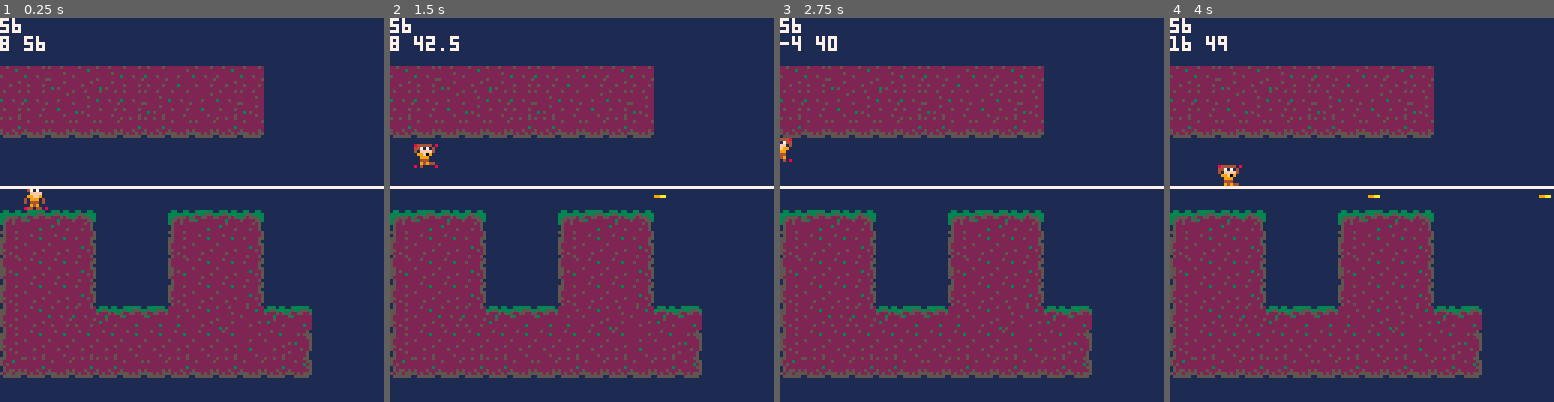
Above: before the commit, frames 1-4 (left to right).
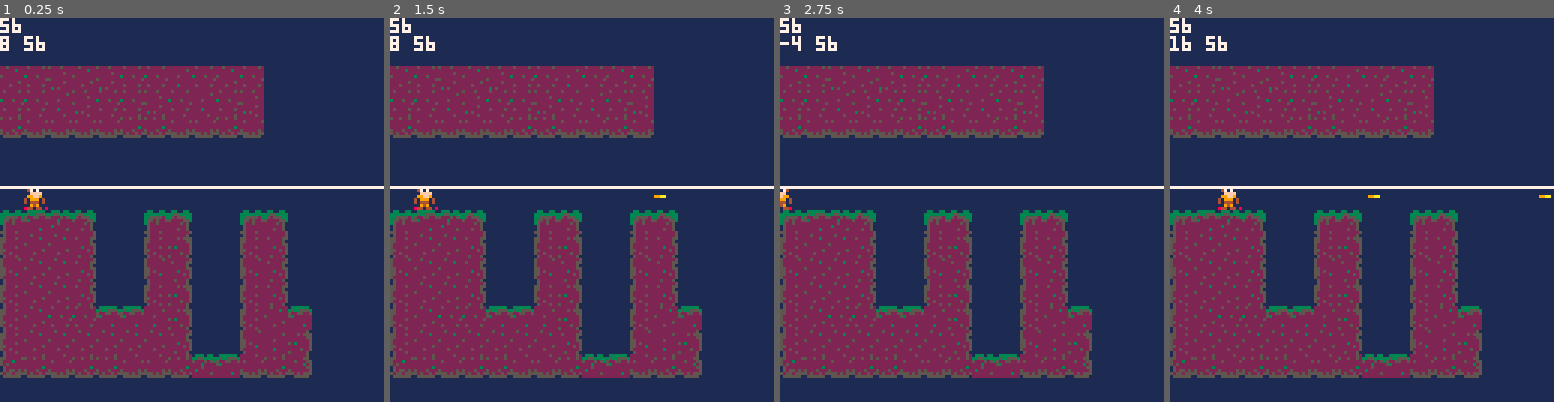
Above: after the commit, the same moments.

Repository: RicoP/picowiese
Game: PICO-8 cartridge mmm.p8
Same seed, same stepped clock (60 frames per second), same inputs: the game is played once before the commit and once after it.
Inputs:
- Up to frame 1 (0.25 s): no input
- Up to frame 2 (1.5 s): tap O (Z key) at 0.33, 0.7, 1.43 s; tap X (X key) at 1.07 s
- Up to frame 3 (2.75 s): hold Left 1.97-2.37 s; tap X (X key) at 2.07, 2.4, 2.73 s; tap O (Z key) at 2.22 s; hold Down from 2.42 s (still down)
- Up to frame 4 (4 s): release Down at 2.82 s; hold Right 2.87-3.53 s; tap X (X key) at 3.07, 3.4, 3.73 s; tap O (Z key) at 3.1, 3.98 s; hold Up from 3.58 s (still down)

The runs differ from the first frame. In frame 1, 10% of the frame differs, in the area x 25-75%, y 50-94%; in frame 2, 11%, in the area x 6-75%, y 4-94%; in frame 3, 11%; in frame 4, 11%.

Commit message:
Mon Jun 17 20:18:46 CEST 2019

Diff:
--- a/mmm.p8
+++ b/mmm.p8
@@ -123,7 +123,7 @@
  --jumping
  local p1 = clone(p)
  if btnd(🅾️) and p1.y == p1.groundlevel then
-  p1.jumpvel = p_jumpstrength
+  p.jumpvel = p_jumpstrength
  end
 
  p1.y -= p1.jumpvel
@@ -264,13 +264,13 @@
 0000000000000000000000000000000000000000000000000000000000000000000000000000000000000000000000000000000000000000000000000000000000000000000000000000000000000000000000000000000000000000000000000000000000000000000000000000000000000000000000000000000000000000
 0000000000000000000000000000000000000000000000000000000000000000000000000000000000000000000000000000000000000000000000000000000000000000000000000000000000000000000000000000000000000000000000000000000000000000000000000000000000000000000000000000000000000000
 0001000000000000000000000000000000000000000000000000000000000000000000000000000000000000000000000000000000000000000000000000000000000000000000000000000000000000000000000000000000000000000000000000000000000000000000000000000000000000000000000000000000000000
-0507060800000005070608000000000000000000000000000000000000000000000000000000000000000000000000000000000000000000000000000000000000000000000000000000000000000000000000000000000000000000000000000000000000000000000000000000000000000000000000000000000000000000
-2516161800000025161618000000000000000000000000000000000000000000000000000000000000000000000000000000000000000000000000000000000000000000000000000000000000000000000000000000000000000000000000000000000000000000000000000000000000000000000000000000000000000000
-1516161800000015161618000000000000000000000000000000000000000000000000000000000000000000000000000000000000000000000000000000000000000000000000000000000000000000000000000000000000000000000000000000000000000000000000000000000000000000000000000000000000000000
-2516161800000025161618000000000000000000000000000000000000000000000000000000000000000000000000000000000000000000000000000000000000000000000000000000000000000000000000000000000000000000000000000000000000000000000000000000000000000000000000000000000000000000
-2516262606070727161716060700000000000000000000000000000000000000000000000000000000000000000000000000000000000000000000000000000000000000000000000000000000000000000000000000000000000000000000000000000000000000000000000000000000000000000000000000000000000000
-2516161616161616161627162800000000000000000000000000000000000000000000000000000000000000000000000000000000000000000000000000000000000000000000000000000000000000000000000000000000000000000000000000000000000000000000000000000000000000000000000000000000000000
-3536373636373736373637363800000000000000000000000000000000000000000000000000000000000000000000000000000000000000000000000000000000000000000000000000000000000000000000000000000000000000000000000000000000000000000000000000000000000000000000000000000000000000
-
-
-
+0507060800000508000005080000000000000000000000000000000000000000000000000000000000000000000000000000000000000000000000000000000000000000000000000000000000000000000000000000000000000000000000000000000000000000000000000000000000000000000000000000000000000000
+2516161800002528000025180000000000000000000000000000000000000000000000000000000000000000000000000000000000000000000000000000000000000000000000000000000000000000000000000000000000000000000000000000000000000000000000000000000000000000000000000000000000000000
+1516161800001518000015180000000000000000000000000000000000000000000000000000000000000000000000000000000000000000000000000000000000000000000000000000000000000000000000000000000000000000000000000000000000000000000000000000000000000000000000000000000000000000
+2516161800002528000025180000000000000000000000000000000000000000000000000000000000000000000000000000000000000000000000000000000000000000000000000000000000000000000000000000000000000000000000000000000000000000000000000000000000000000000000000000000000000000
+2516262607072728000025160700000000000000000000000000000000000000000000000000000000000000000000000000000000000000000000000000000000000000000000000000000000000000000000000000000000000000000000000000000000000000000000000000000000000000000000000000000000000000
+2516161616161618000015272800000000000000000000000000000000000000000000000000000000000000000000000000000000000000000000000000000000000000000000000000000000000000000000000000000000000000000000000000000000000000000000000000000000000000000000000000000000000000
+3536373636373736060737363800000000000000000000000000000000000000000000000000000000000000000000000000000000000000000000000000000000000000000000000000000000000000000000000000000000000000000000000000000000000000000000000000000000000000000000000000000000000000
+
+
+
